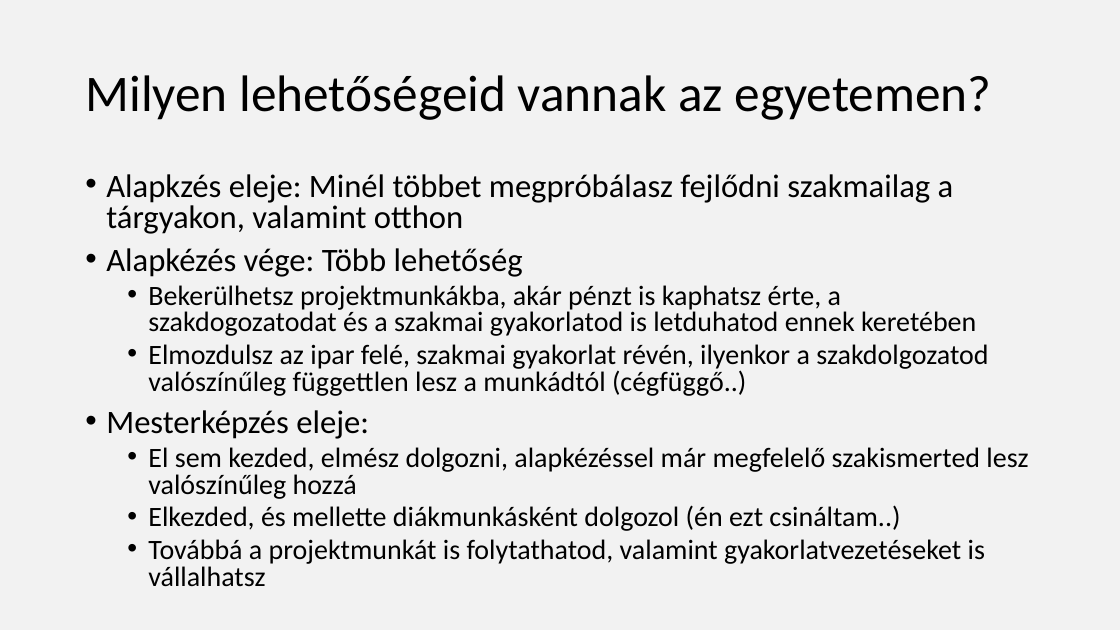
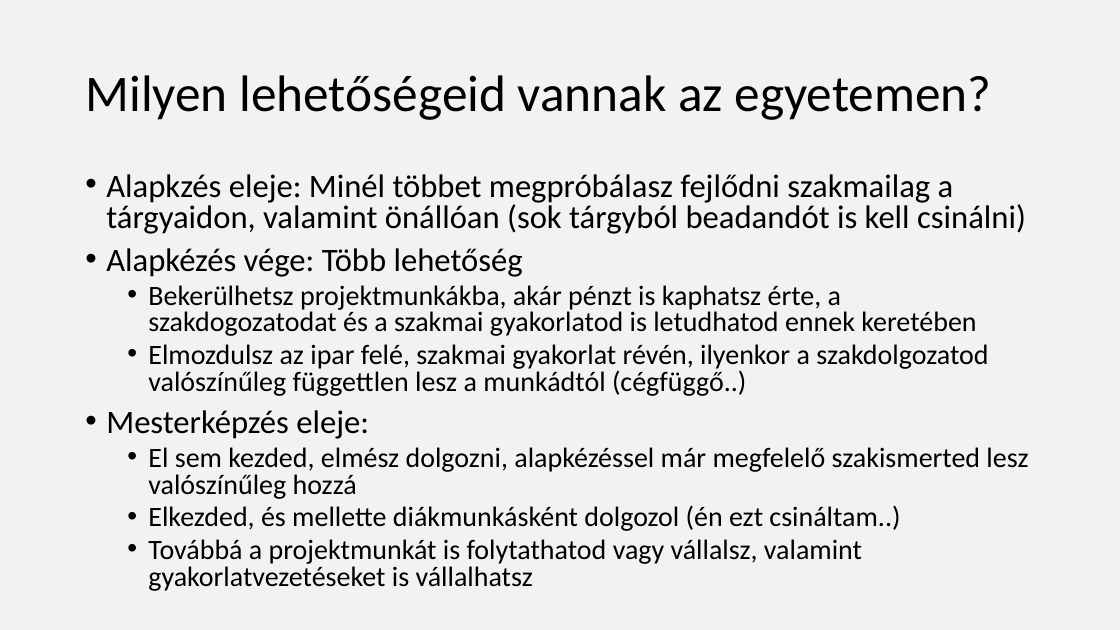
Before and after one commit to nagyandras95/Egyetem, a slide deck: slide 7 of efop/03/Programozók világa.pptx. Drawn at 1120x630 pixels with LibreOffice and Linux fonts; fonts in the diff are those of the drawing. Boxes give left, top, right and bottom in pixels: in the first picture for what was removed or moved away, otherwise in the second. Text is boxed around its words. In the diff, an @@ line names an element or a change of style, - is before the commit and + after.

```diff
--- a/efop/03/Programozók világa.pptx
+++ b/efop/03/Programozók világa.pptx
@@ text at (x1=106, y1=174, x2=1026, y2=234): text changed @@
-• Alapkzés eleje: Minél többet megpróbálasz fejlődni szakmailag a tárgyakon, valamint otthon
+• Alapkzés eleje: Minél többet megpróbálasz fejlődni szakmailag a tárgyaidon, valamint önállóan (sok tárgyból beadandót is kell csinálni)
@@ text at (x1=148, y1=285, x2=976, y2=336): text changed @@
-  • Bekerülhetsz projektmunkákba, akár pénzt is kaphatsz érte, a szakdogozatodat és a szakmai gyakorlatod is letduhatod ennek keretében
+  • Bekerülhetsz projektmunkákba, akár pénzt is kaphatsz érte, a szakdogozatodat és a szakmai gyakorlatod is letudhatod ennek keretében
@@ text at (x1=148, y1=539, x2=862, y2=591): text changed @@
-  • Továbbá a projektmunkát is folytathatod, valamint gyakorlatvezetéseket is vállalhatsz
+  • Továbbá a projektmunkát is folytathatod vagy vállalsz, valamint gyakorlatvezetéseket is vállalhatsz
```
Also in this commit, not shown: 5 other slides changed, 1 slide added.
